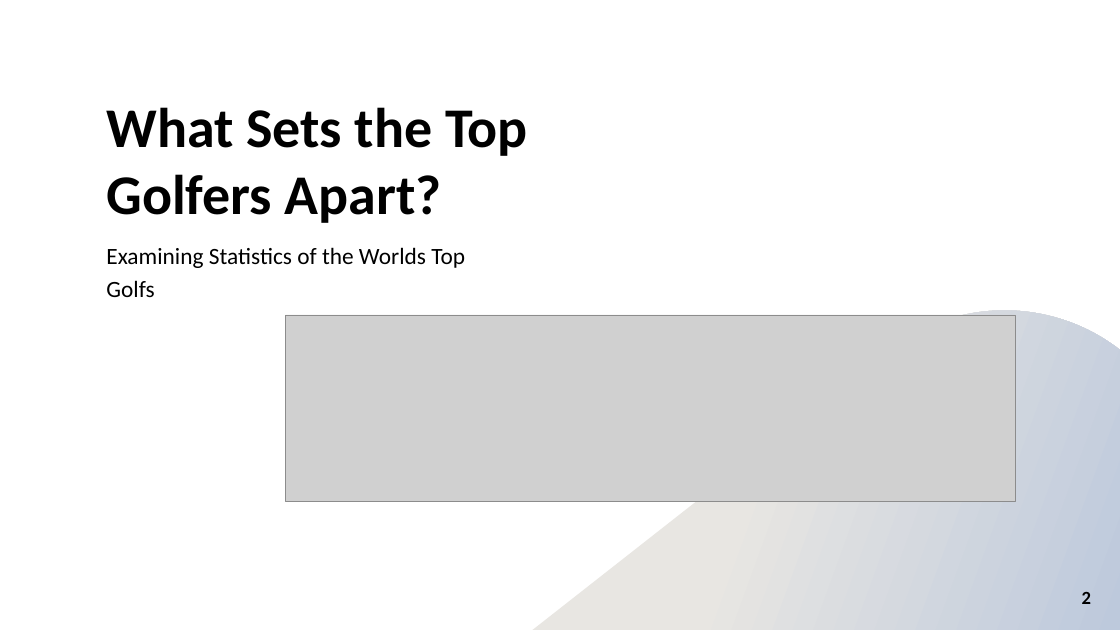
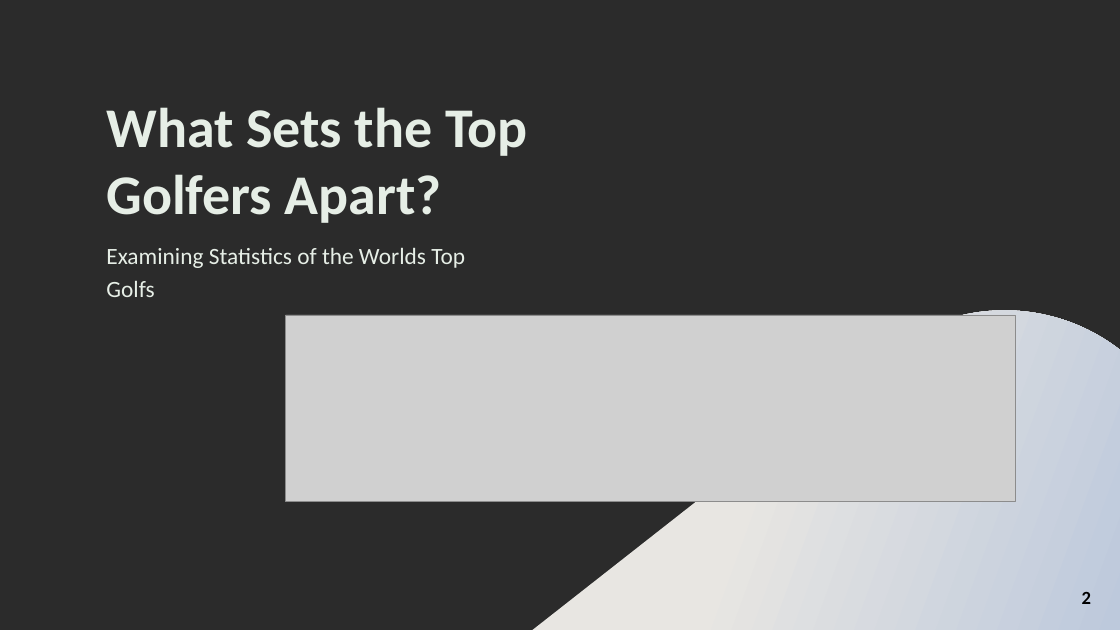
Before and after one commit to Tsmoore002900/Project_Par_3, a slide deck: slide 2 of Project Par 3.pptx. Drawn at 1120x630 pixels with LibreOffice and Linux fonts; fonts in the diff are those of the drawing; grey boxes stand for pictures; background and template pictures are left out; a plain dark background stands for a picture behind light text. Boxes give left, top, right and bottom in pixels: in the first picture for what was removed or moved away, otherwise in the second. Text is boxed around its words. In the diff, an @@ line names an element or a change of style, - is before the commit and + after.

```diff
--- a/Project Par 3.pptx
+++ b/Project Par 3.pptx
@@ background #FFFFFF to picture (left out) @@
@@ title "What Sets the Top Golfers ..." at box(106, 107, 528, 223): text colour #000000 to #E6EEE6 @@
@@ subtitle "Examining Statistics of the Worlds ..." at box(106, 248, 465, 297): text colour #000000 to #E6EEE6 @@
```
Also in this commit, not shown: 4 other slides changed, 1 other file.
